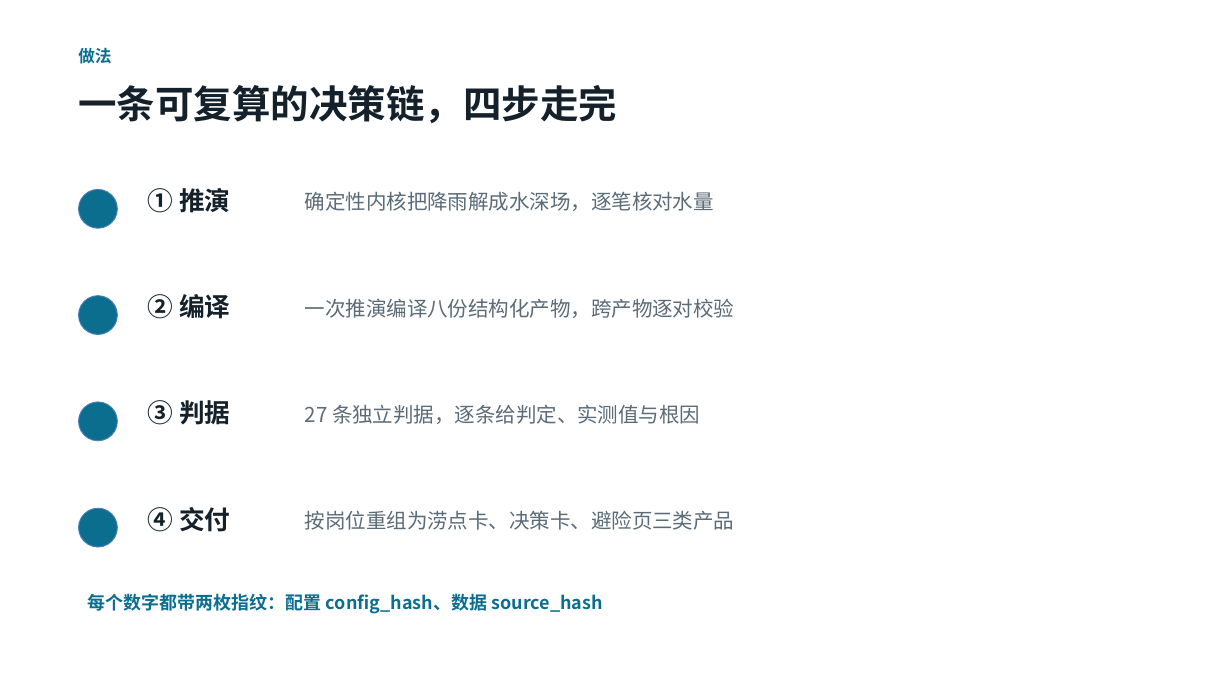
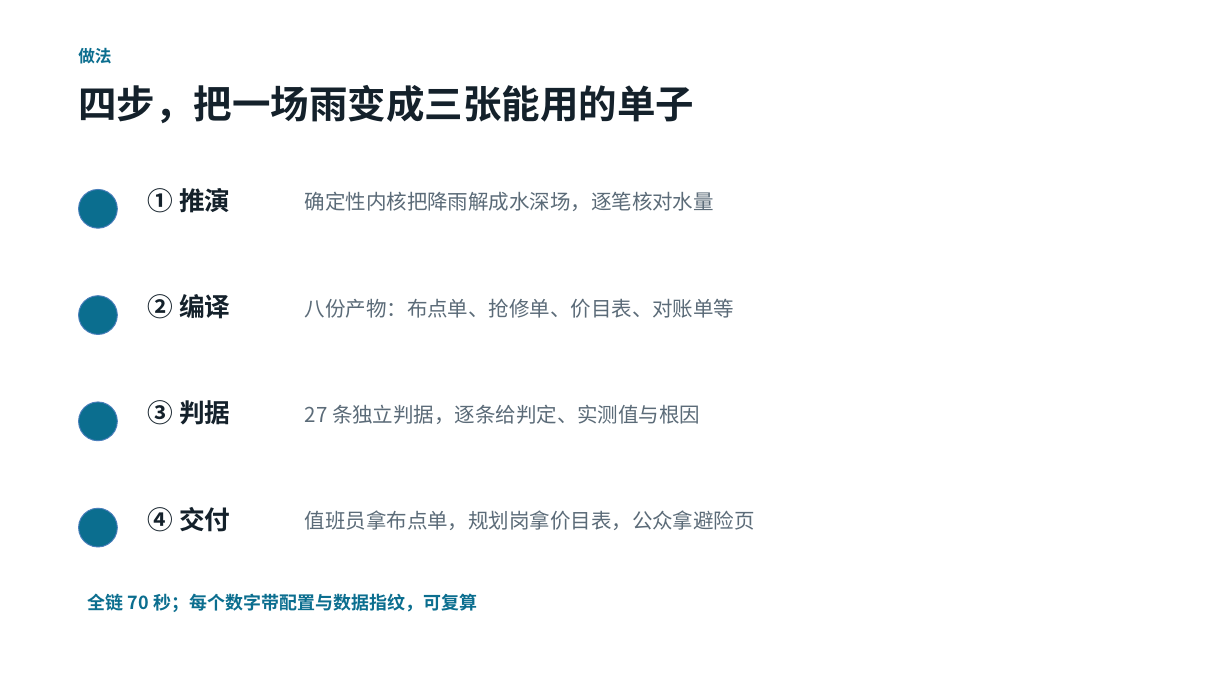
Before and after one commit to toki0413/typhoeus, a slide deck: slide 3 of docs/demo/typhoeus-demo.pptx. Drawn at 1232x693 pixels with LibreOffice and Linux fonts; fonts in the diff are those of the drawing. Boxes give left, top, right and bottom in pixels: in the first picture for what was removed or moved away, otherwise in the second. Text is boxed around its words. In the diff, an @@ line names an element or a change of style, - is before the commit and + after.

```diff
--- a/docs/demo/typhoeus-demo.pptx
+++ b/docs/demo/typhoeus-demo.pptx
@@ text at (x1=78, y1=85, x2=694, y2=123): text changed @@
-一条可复算的决策链，四步走完
+四步，把一场雨变成三张能用的单子
@@ text at (x1=305, y1=298, x2=735, y2=318): text changed @@
-一次推演编译八份结构化产物，跨产物逐对校验
+八份产物：布点单、抢修单、价目表、对账单等
@@ text at (x1=305, y1=510, x2=755, y2=530): text changed @@
-按岗位重组为涝点卡、决策卡、避险页三类产品
+值班员拿布点单，规划岗拿价目表，公众拿避险页
@@ text at (x1=88, y1=593, x2=477, y2=612): text changed @@
-每个数字都带两枚指纹：配置 config_hash、数据 source_hash
+全链 70 秒；每个数字带配置与数据指纹，可复算
```
Also in this commit, not shown: 11 other slides changed, 1 slide removed, 11 other files.
